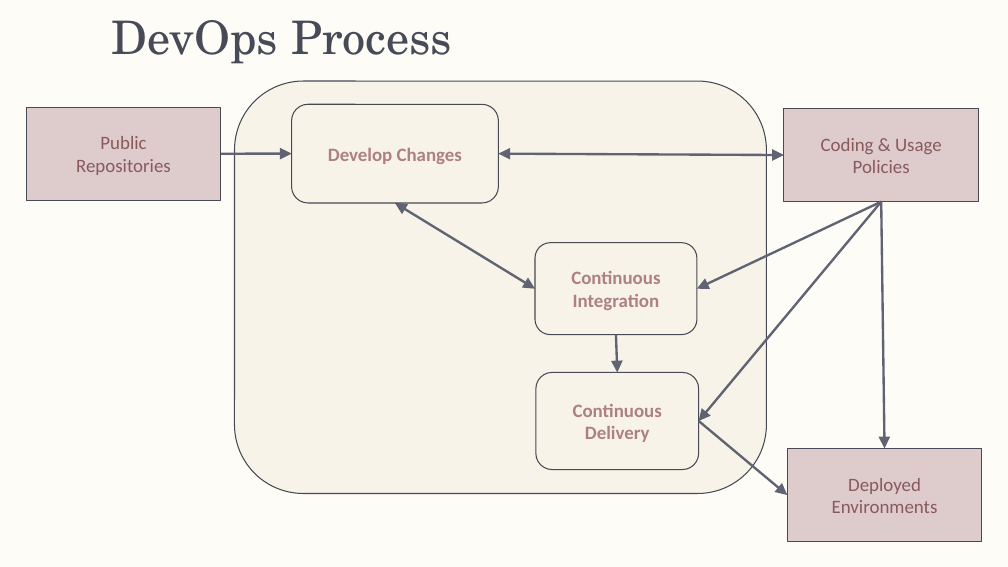
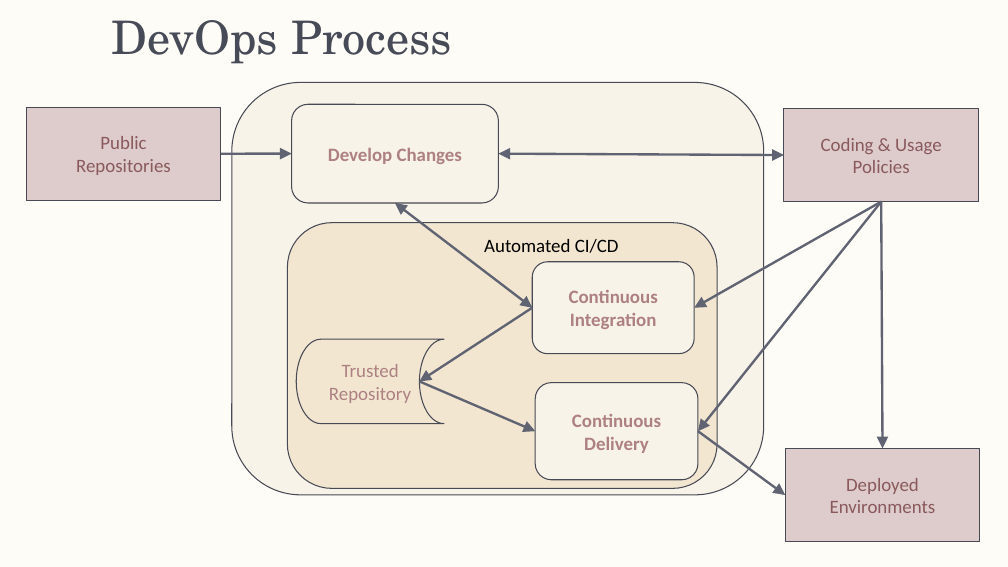
Before and after one commit to OpenSrcCM/CM-Plan-Site, a slide deck: slide 4 of app/doc/ModernDevelopmentProcess.pptx. Drawn at 1008x567 pixels with LibreOffice and Linux fonts; fonts in the diff are those of the drawing. Boxes give left, top, right and bottom in pixels: in the first picture for what was removed or moved away, otherwise in the second. Text is boxed around its words. In the diff, an @@ line names an element or a change of style, - is before the commit and + after.

```diff
--- a/app/doc/ModernDevelopmentProcess.pptx
+++ b/app/doc/ModernDevelopmentProcess.pptx
@@ double arrow moved from (535, 289) - (395, 203) to (532, 308) - (395, 203) @@
@@ arrow moved from (882, 202) - (697, 289) to (882, 202) - (694, 308) @@
@@ arrow moved from (882, 202) - (699, 421) to (882, 202) - (698, 431) @@
@@ rounded rectangle added at [287, 223, 717, 488], fill #F2E6D1, outline #474954 1 pt @@
@@ text added at [484, 239, 619, 253], 18 pt, text #000000 @@
+Automated CI/CD
@@ rounded rectangle "Continuous Integration": place and size @@
-rounded rectangle "Continuous Integration" at [535, 243, 697, 335]
+rounded rectangle "Continuous Integration" at [532, 262, 694, 354]
@@ arrow moved from (616, 335) - (618, 373) to (532, 308) - (420, 382) @@
@@ flow chart online storage added at [296, 340, 444, 424], fill #F2E6D1, outline #474954 1 pt, 18 pt, text #AD8082 @@
+Trusted Repository
@@ arrow added from (420, 382) to (535, 431), #606372 2.25 pt @@
@@ rounded rectangle "Continuous Delivery": place and size @@
-rounded rectangle "Continuous Delivery" at [536, 373, 699, 470]
+rounded rectangle "Continuous Delivery" at [535, 383, 698, 479]
@@ arrow moved from (699, 421) - (787, 495) to (698, 431) - (786, 495) @@
```
Also in this commit, not shown: 10 other slides changed.
